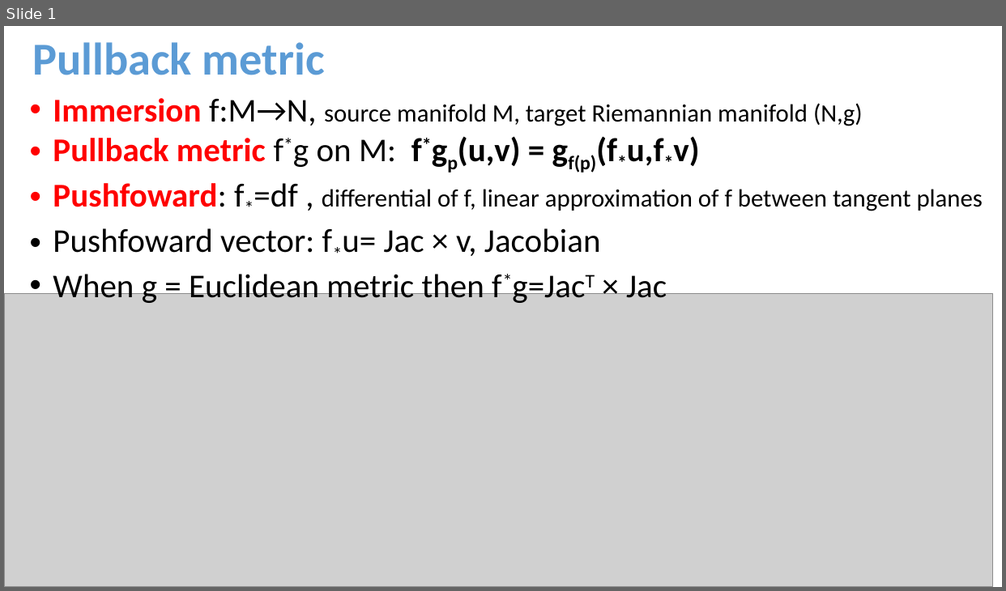
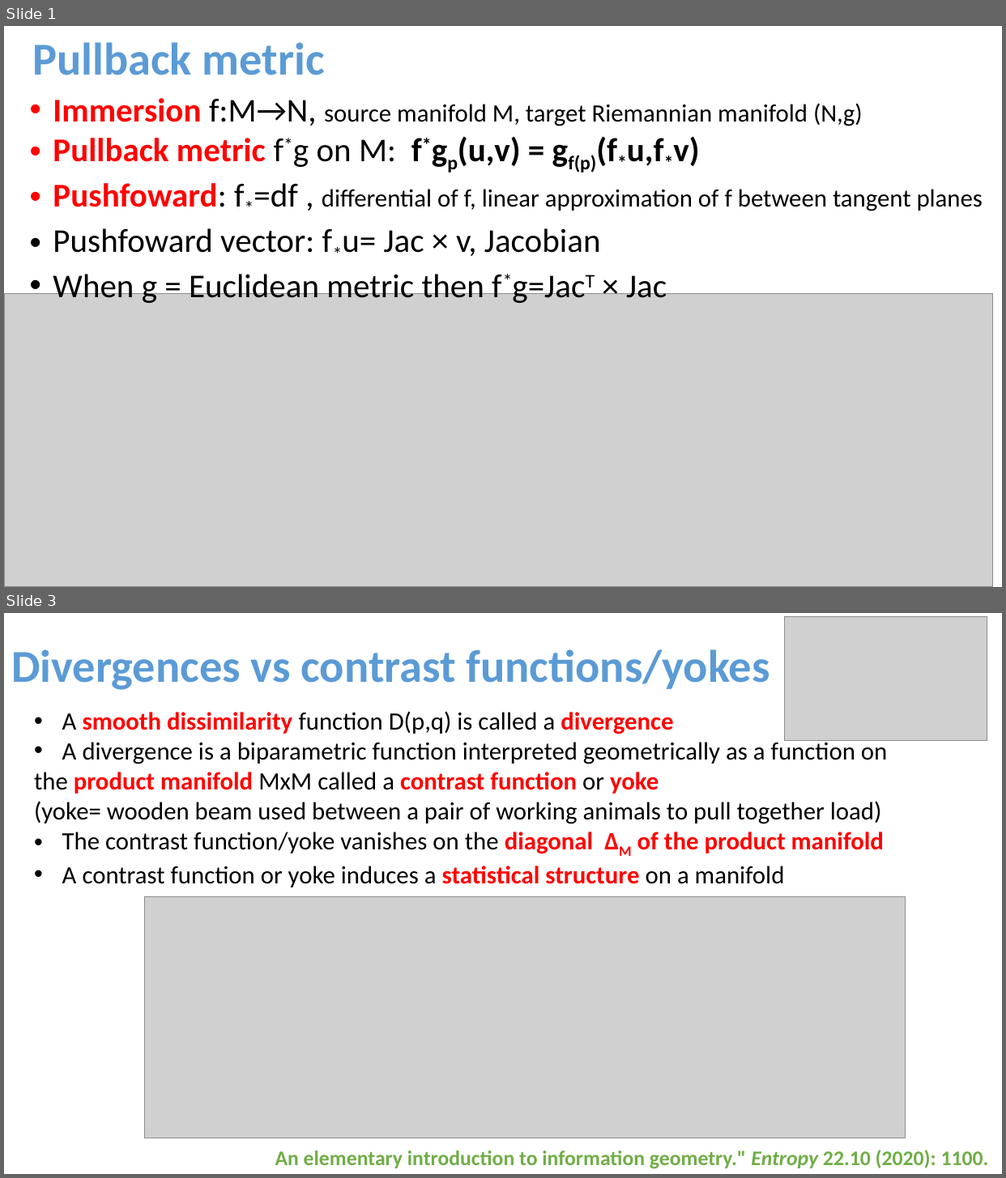
Before and after one commit to FrankNielsen/FrankNielsen.github.io, a slide deck: Cards/Card-DifferentialGeometry-2023.pptx. Shown one above the other, each under a label of ours: slide 1 before the commit, slides 1 and 3 after it; the slides between them are not shown. The pictures are 1006x591 and 1006x1178 pixels, drawn with LibreOffice and Linux fonts; fonts in the diff are those of the drawing; grey boxes stand for pictures. Boxes give left, top, right and bottom in pixels: in the first picture for what was removed or moved away, otherwise in the second. Text is boxed around its words. In the diff, an @@ line names an element or a change of style, - is before the commit and + after.

```diff
--- a/Cards/Card-DifferentialGeometry-2023.pptx
+++ b/Cards/Card-DifferentialGeometry-2023.pptx
@@ slide 3 added at <box>4,613,1002,1174</box>, background #FFFFFF @@
@@ picture added at <box>785,616,987,740</box> @@
@@ text added at <box>11,649,770,690</box>, 44 pt, text #5B9BD5, bold @@
+Divergences vs contrast functions/yokes
@@ text added at <box>34,711,887,888</box>, 24 pt, text #000000 @@
+• A smooth dissimilarity function D(p,q) is called a divergence
+• A divergence is a biparametric function interpreted geometrically as a function on
+the product manifold MxM called a contrast function or yoke
+(yoke= wooden beam used between a pair of working animals to pull together load)
+• The contrast function/yoke vanishes on the diagonal ΔM of the product manifold
+• A contrast function or yoke induces a statistical structure on a manifold
@@ picture added at <box>145,897,906,1139</box> @@
@@ text added at <box>275,1150,989,1169</box>, 20 pt, text #70AD47, bold @@
+An elementary introduction to information geometry." Entropy 22.10 (2020): 1100.
```
Also in this commit, not shown: 6 other slides added, 36 other files.
